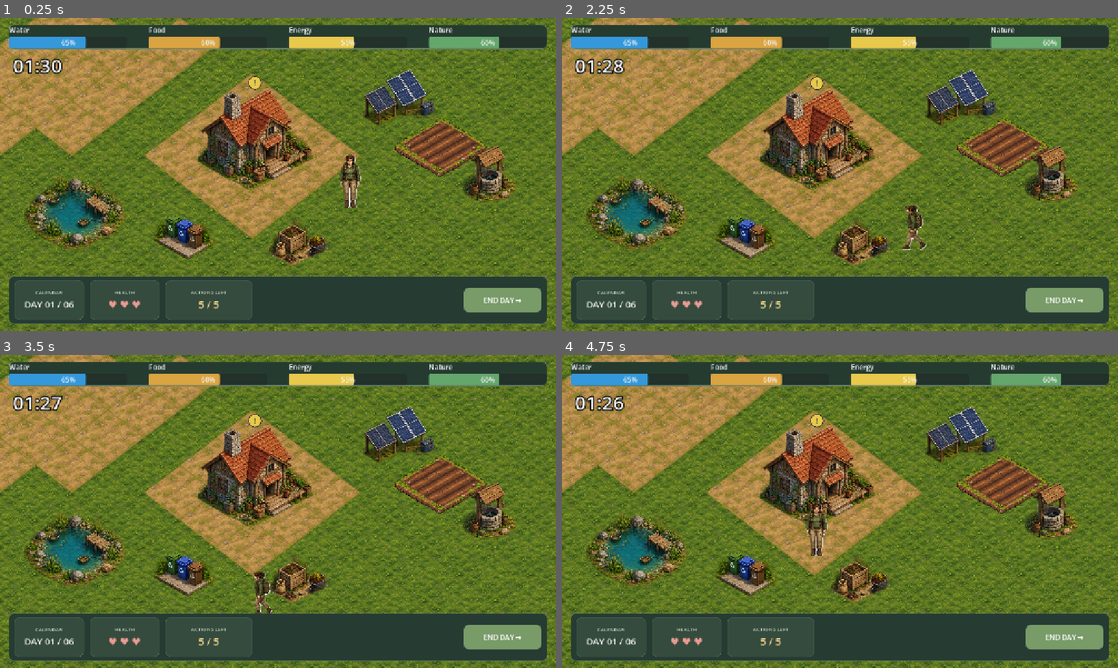
Above: before the commit, frames 1-4 (two rows, left to right).
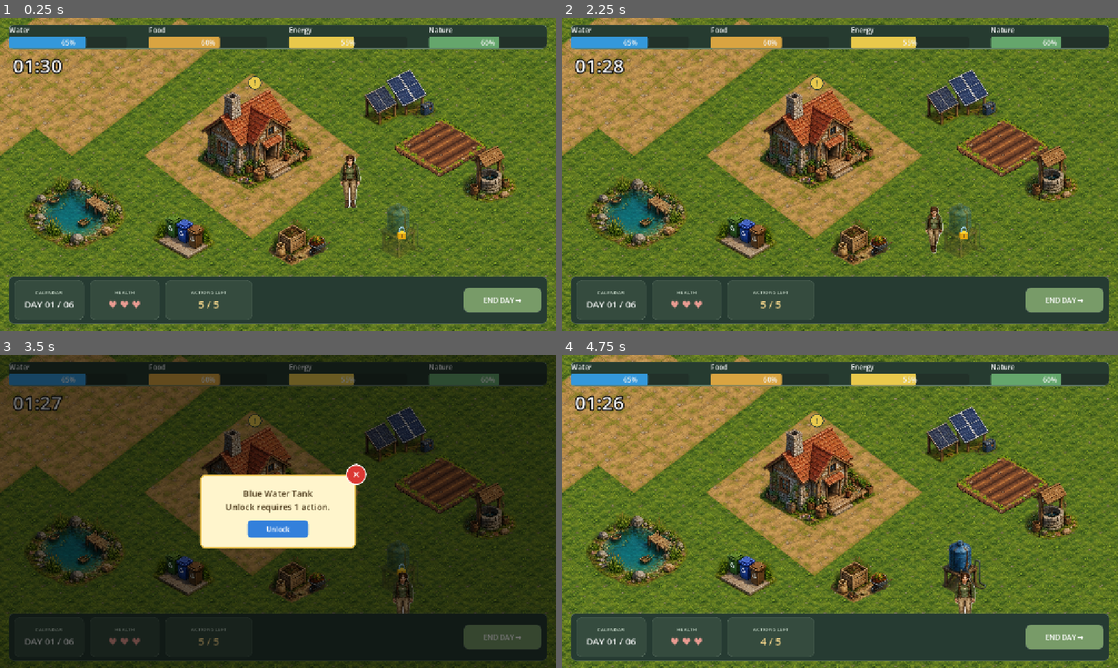
Above: after the commit, the same moments.

Repository: beyzAbdullahoglu/lastshelter
Game: Godot game, scene res://scenes/Main.tscn
Same seed, same stepped clock (60 frames per second), same inputs: the game is played once before the commit and once after it.
Inputs (mouse positions are in pixels of both pictures, inside the frame that each line leads up to):
- Up to frame 1 (0.25 s): no input
- Up to frame 2 (2.25 s): click "00:15" at 0.5 s; click (862, 243) at 1.25 s; click (962, 230) at 2 s, where only the run after the commit has a clickable "🔒"
- Up to frame 3 (3.5 s): click (183, 570) at 2.75 s
- Up to frame 4 (4.75 s): click (840, 530) at 3.5 s, where only the run after the commit has a clickable "Unlock"; click (573, 364) at 4.25 s

The runs differ from the first frame. In frame 1, 0.5% of the frame differs, in the area x 68-77%, y 59-77%; in frame 2, 1.1%; in frame 3, 99%, in the area x 0-100%, y 0-100%; in frame 4, 1.4%.

Commit message:
water tank added. to unlock use 1 action. 10 water collect every day. do not cost an action. compost action/modal added.

Diff:
--- a/scenes/Main.tscn
+++ b/scenes/Main.tscn
@@ -17,6 +17,7 @@
 [ext_resource type="PackedScene" path="res://scenes/reward_modal.tscn" id="13_rewardmodal"]
 [ext_resource type="PackedScene" path="res://scenes/crisis_modal.tscn" id="14_crisismodal"]
 [ext_resource type="PackedScene" path="res://scenes/day_modal.tscn" id="15_daymodal"]
+[ext_resource type="Texture2D" path="res://assets/water/blue_water_tank.png" id="16_watertank"]
 
 [sub_resource type="TileSetAtlasSource" id="TileSetAtlasSource_mwfav"]
 texture = ExtResource("11_qmy6f")
@@ -341,6 +342,37 @@
 ignore_texture_size = true
 stretch_mode = 5
 
+[node name="WaterTank" type="TextureButton" parent="World/InteractiveObjects" unique_id=1402957713]
+layout_mode = 0
+offset_left = 860.0
+offset_top = 415.0
+offset_right = 990.0
+offset_bottom = 565.0
+texture_normal = ExtResource("16_watertank")
+ignore_texture_size = true
+stretch_mode = 5
+
+[node name="LockIcon" type="Label" parent="World/InteractiveObjects/WaterTank" unique_id=1630284471]
+layout_mode = 1
+anchors_preset = 8
+anchor_left = 0.5
+anchor_top = 0.5
+anchor_right = 0.5
+anchor_bottom = 0.5
+offset_left = -24.0
+offset_top = -24.0
+offset_right = 24.0
+offset_bottom = 24.0
+grow_horizontal = 2
+grow_vertical = 2
+mouse_filter = 2
+theme_override_colors/font_outline_color = Color(0, 0, 0, 1)
+theme_override_constants/outline_size = 6
+theme_override_font_sizes/font_size = 34
+text = "🔒"
+horizontal_alignment = 1
+vertical_alignment = 1
+
 [node name="Character" parent="World" unique_id=1440305276 instance=ExtResource("9_q8u5g")]
 position = Vector2(807, 379)
 
--- a/scripts/main.gd
+++ b/scripts/main.gd
@@ -10,6 +10,11 @@
 const FARM_WATERED_TEXTURE: Texture2D = preload("res://assets/agriculture/watered.png")
 const REWARD_FLOWER_SIZE := Vector2(44, 44)
 const REWARD_POP_DURATION := 0.35
+const WATER_TANK_WATER := 10.0
+const COMPOST_FOOD := 5.0
+const COMPOST_NATURE := 6.0
+# Locked buildings are drawn faded with a lock badge; self_modulate keeps the badge opaque.
+const LOCKED_TINT := Color(1, 1, 1, 0.4)
 
 const TOTAL_DAYS := 6
 const DAY_DURATION := 90.0
@@ -39,6 +44,8 @@
 @onready var farm_action_modal = $FarmActionModal
 @onready var farm_button: TextureButton = $World/InteractiveObjects/Farm
 @onready var farm_timer_label: Label = $World/InteractiveObjects/Farm/FarmTimer
+@onready var water_tank_button: TextureButton = $World/InteractiveObjects/WaterTank
+@onready var water_tank_lock: Label = $World/InteractiveObjects/WaterTank/LockIcon
 @onready var water_bar: ProgressBar = $HUD/TopPanel/Resources/WaterBox/WaterBar
 @onready var food_bar: ProgressBar = $HUD/TopPanel/Resources/FoodBox/FoodBar
 @onready var reward_modal = $RewardModal
@@ -58,6 +65,9 @@
 var _farm_irrigated_today := false
 var _farm_harvested_today := false
 var _farm_growth_generation := 0
+var _water_tank_unlocked := false
+var _water_tank_used_today := false
+var _composted_today := false
 var actions_left := MAX_ACTIONS
 var _day_elapsed := 0.0
 var hearts := MAX_HEARTS
@@ -82,6 +92,7 @@
 	action_modal.confirmed.connect(_on_action_modal_confirmed)
 	farm_action_modal.confirmed.connect(_on_farm_option_selected)
 	_reset_farm()
+	_refresh_water_tank()
 	crisis_modal.choice_made.connect(_on_crisis_choice_made)
 	crisis_modal.resolved.connect(_on_crisis_resolved)
 	_todays_crises = _crisis_deck.draw_day()
@@ -219,6 +230,8 @@
 	actions_left = MAX_ACTIONS
 	_farm_irrigated_today = false
 	_farm_harvested_today = false
+	_water_tank_used_today = false
+	_composted_today = false
 	_todays_crises = _crisis_deck.draw_day()
 	house_tasks_modal.set_day(current_day)
 	house_task_pin.show()
@@ -250,6 +263,16 @@
 
 
 func _on_action_modal_confirmed(task_id: String) -> void:
+	match task_id:
+		"unlock_water_tank":
+			_unlock_water_tank()
+			return
+		"use_water_tank":
+			_use_water_tank()
+			return
+		"make_compost":
+			_make_compost()
+			return
 	if house_tasks_modal.is_completed(task_id) or not _try_spend_action():
 		return
 	house_tasks_modal.complete_task(task_id)
@@ -267,6 +290,12 @@
 func _on_character_arrived(target: Node) -> void:
 	if target != null and target.name == "Farm":
 		_open_farm_options()
+		return
+	if target != null and target.name == "WaterTank":
+		_open_water_tank()
+		return
+	if target != null and target.name == "Compost":
+		_open_compost()
 		return
 	if target == null or not OBJECT_ACTIONS.has(target.name):
 		return
@@ -279,6 +308,63 @@
 		action_modal.open_action(action.task, "No actions left today.")
 	else:
 		action_modal.open_action(action.task, action.message.format({"units": DayTasks.MAIN_TASK_REQUIRED}), action.button)
+
+
+# Unlocking costs one action (once); afterwards the tank gives free water once per day.
+func _open_water_tank() -> void:
+	house_tasks_modal.close()
+	if not _water_tank_unlocked:
+		if actions_left <= 0:
+			action_modal.open_action("", "Blue Water Tank\nUnlock requires 1 action.\nNo actions left today.")
+		else:
+			action_modal.open_action("unlock_water_tank", "Blue Water Tank\nUnlock requires 1 action.", "Unlock")
+	elif _water_tank_used_today:
+		action_modal.open_action("", "Blue Water Tank\nYou have already used the water tank today.")
+	else:
+		action_modal.open_action("use_water_tank", "Blue Water Tank\nCollect %d water." % WATER_TANK_WATER, "Collect")
+
+
+func _unlock_water_tank() -> void:
+	if _water_tank_unlocked or not _try_spend_action():
+		return
+	_water_tank_unlocked = true
+	_refresh_water_tank()
+
+
+func _use_water_tank() -> void:
+	if not _water_tank_unlocked or _water_tank_used_today:
+		return
+	_water_tank_used_today = true
+	_apply_resource_changes(WATER_TANK_WATER, 0, 0, 0)
+
+
+func _refresh_water_tank() -> void:
+	water_tank_button.self_modulate = Color.WHITE if _water_tank_unlocked else LOCKED_TINT
+	water_tank_lock.visible = not _water_tank_unlocked
+
+
+func _open_compost() -> void:
+	house_tasks_modal.close()
+	if _composted_today:
+		action_modal.open_action("", "Compost\nYou have already made compost today.")
+	elif actions_left <= 0:
+		action_modal.open_action("", "Compost\nNo actions left today.")
+	else:
+		action_modal.open_action(
+			"make_compost",
+			"Compost\nSeparate the waste and turn it into compost.\n\nCost: 1 action\nGain: Food +%d, Nature +%d and a flower" % [COMPOST_FOOD, COMPOST_NATURE],
+			"Make compost"
+		)
+
+
+func _make_compost() -> void:
+	if _composted_today or not _try_spend_action():
+		return
+	_composted_today = true
+	_apply_resource_changes(0, COMPOST_FOOD, 0, COMPOST_NATURE)
+	var flower := Rewards.random_flower()
+	_plant_reward_flower(flower)
+	reward_modal.open_reward(flower, "you turned your waste into compost")
 
 
 func _open_farm_options() -> void:
